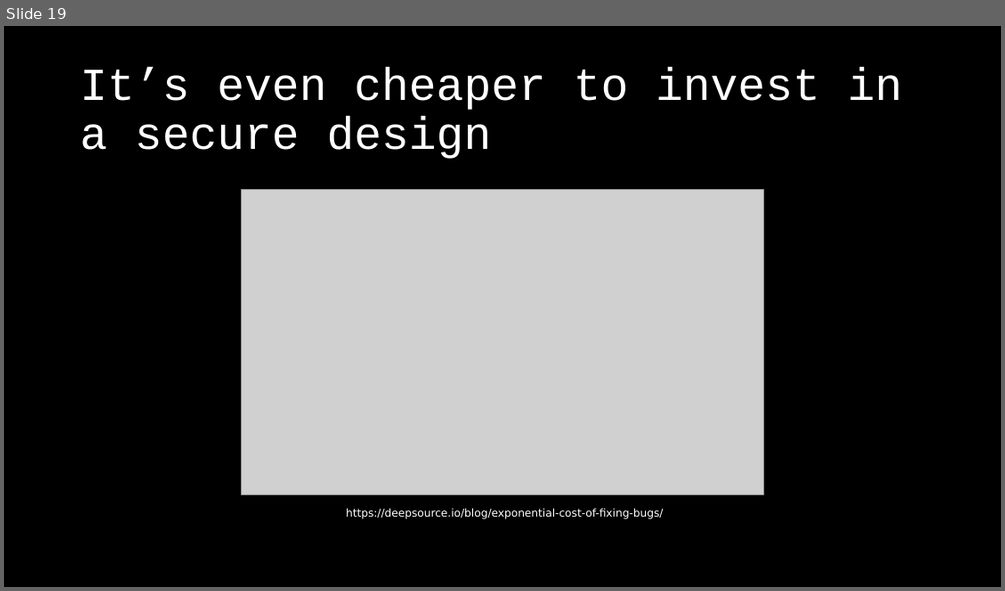
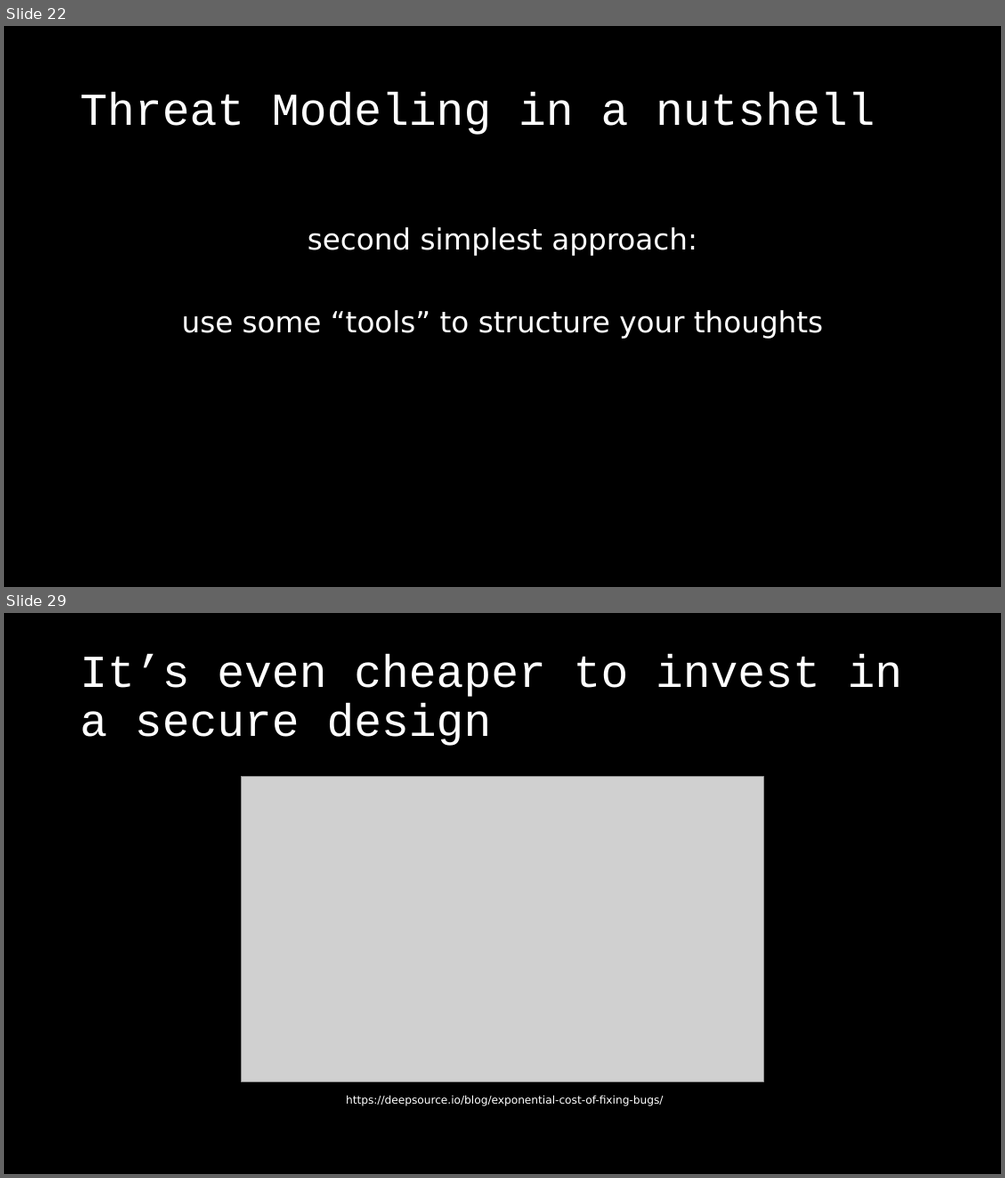
Before and after one commit to dschwarz91/websec-lecture, a slide deck: slides/8_General_Topics.pptx. Shown one above the other, each under a label of ours: slide 19 before the commit, slides 22 and 29 after it; the slides between them are not shown. The pictures are 1005x591 and 1005x1178 pixels, drawn with LibreOffice and Linux fonts; fonts in the diff are those of the drawing; grey boxes stand for pictures. Boxes give left, top, right and bottom in pixels: in the first picture for what was removed or moved away, otherwise in the second. Text is boxed around its words. In the diff, an @@ line names an element or a change of style, - is before the commit and + after.

Commit message:
Added some slides for threat modeling in a nutshell.

```diff
--- a/slides/8_General_Topics.pptx
+++ b/slides/8_General_Topics.pptx
@@ slide 22 added at (4,26,1001,587), background #000000 @@
@@ title added at (80,91,874,135), 44 pt, text #FFFFFF @@
+Threat Modeling in a nutshell
@@ text added at (182,227,823,338), 28 pt, text #FFFFFF @@
+second simplest approach:
+use some “tools” to structure your thoughts
@@ what was slide 19 is now slide 29 @@
```
Also in this commit, not shown: 1 slide changed, 9 other slides added, 1 other file.
